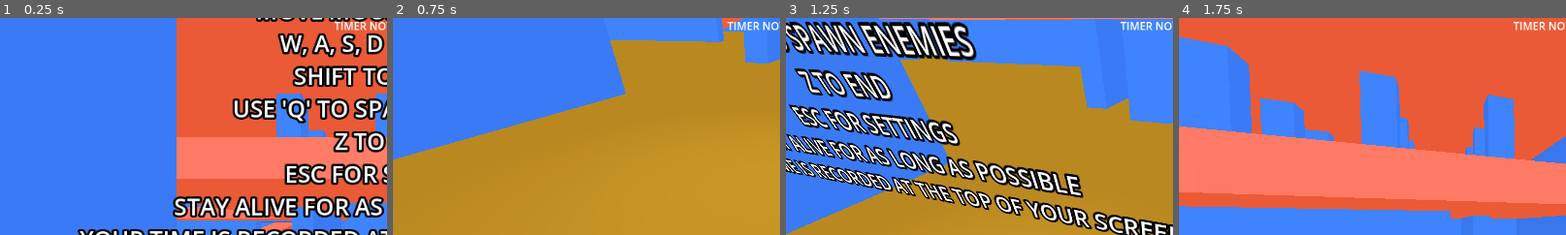
Above: before the commit, frames 1-4 (left to right).
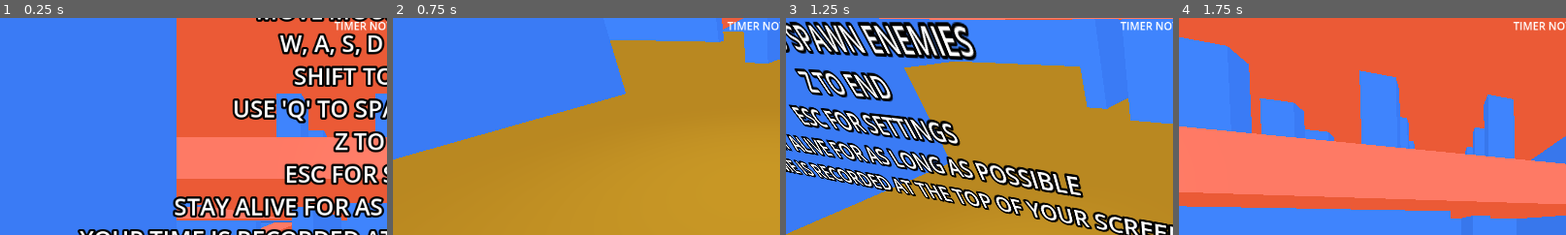
Above: after the commit, the same moments.

Repository: About12Frogs/Game_
Game: Godot game, scene res://main.tscn
Two runs of this game, one before a commit and one after it. Both use one fixed random seed, a clock stepped at 60 frames per second and the inputs below. The engine's default icon, where the game draws it, is replaced by a stand-in: a white triangle on a blue panel in a dark square. Sound files missing from this copy of the repository are replaced by a short silence.
Inputs (mouse positions are % of the whole screen's width and height, from its top left):
- Up to frame 1 (0.25 s): no input
- Up to frame 2 (0.75 s): tap Enter (start) at 0.5 s; move the mouse to (45, 70) at 0.52 s; hold D (right) from 0.53 s (still down); tap Z (delete) at 0.6 s
- Up to frame 3 (1.25 s): keep holding D (right); tap Space (jump) at 0.77 s
- Up to frame 4 (1.75 s): keep holding D (right); move the mouse to (57, 51) at 1.27 s; tap W (front) at 1.35 s; tap Space (jump) at 1.52 s
The pictures show only the part of the screen within x 0-50%, y 0-50%; the shares and areas given below are measured in that part.

Frames 1-2 are identical in both runs. In frame 3, 0.4% of the frame differs, in the area x 29-43%, y 17-23%; in frame 4, nothing differs.

Commit message:
final-fix

Diff:
--- a/environment.tscn
+++ b/environment.tscn
@@ -377,6 +377,22 @@
 size = Vector3(1, 1.36914, 1)
 material = ExtResource("1_7b2gm")
 
+[node name="wall38" type="CSGBox3D" parent="."]
+transform = Transform3D(1, 0, 0, 0, 15, 0, 0, 0, 14.8072, 26.8007, 0, 19.2688)
+use_collision = true
+material = ExtResource("1_7b2gm")
+
+[node name="wall42" type="CSGBox3D" parent="."]
+transform = Transform3D(1, 0, 0, 0, 15, 0, 0, 0, 14.8072, 26.8007, 0, -0.930349)
+use_collision = true
+material = ExtResource("1_7b2gm")
+
+[node name="wall53" type="CSGBox3D" parent="."]
+transform = Transform3D(1, 0, 0, 0, 3.65671, 0, 0, 0, 14.8072, 26.8211, 5.10537, 9.20521)
+use_collision = true
+size = Vector3(1, 1.36914, 1)
+material = ExtResource("1_7b2gm")
+
 [node name="pillarset" type="CSGBox3D" parent="."]
 transform = Transform3D(1, 0, 0, 0, 5, 0, 0, 0, 1, 4, 5.28, 12)
 use_collision = true
